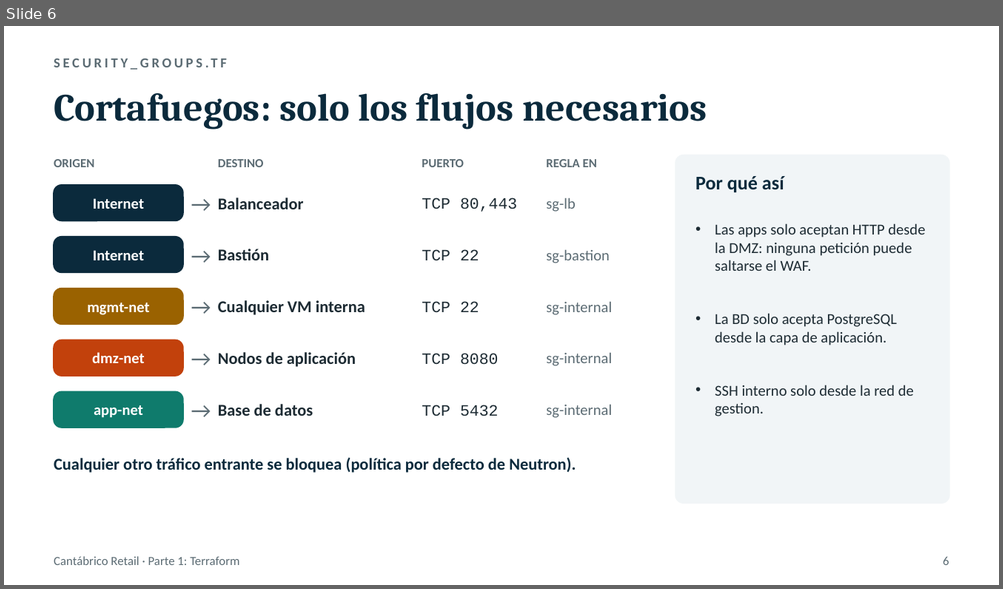
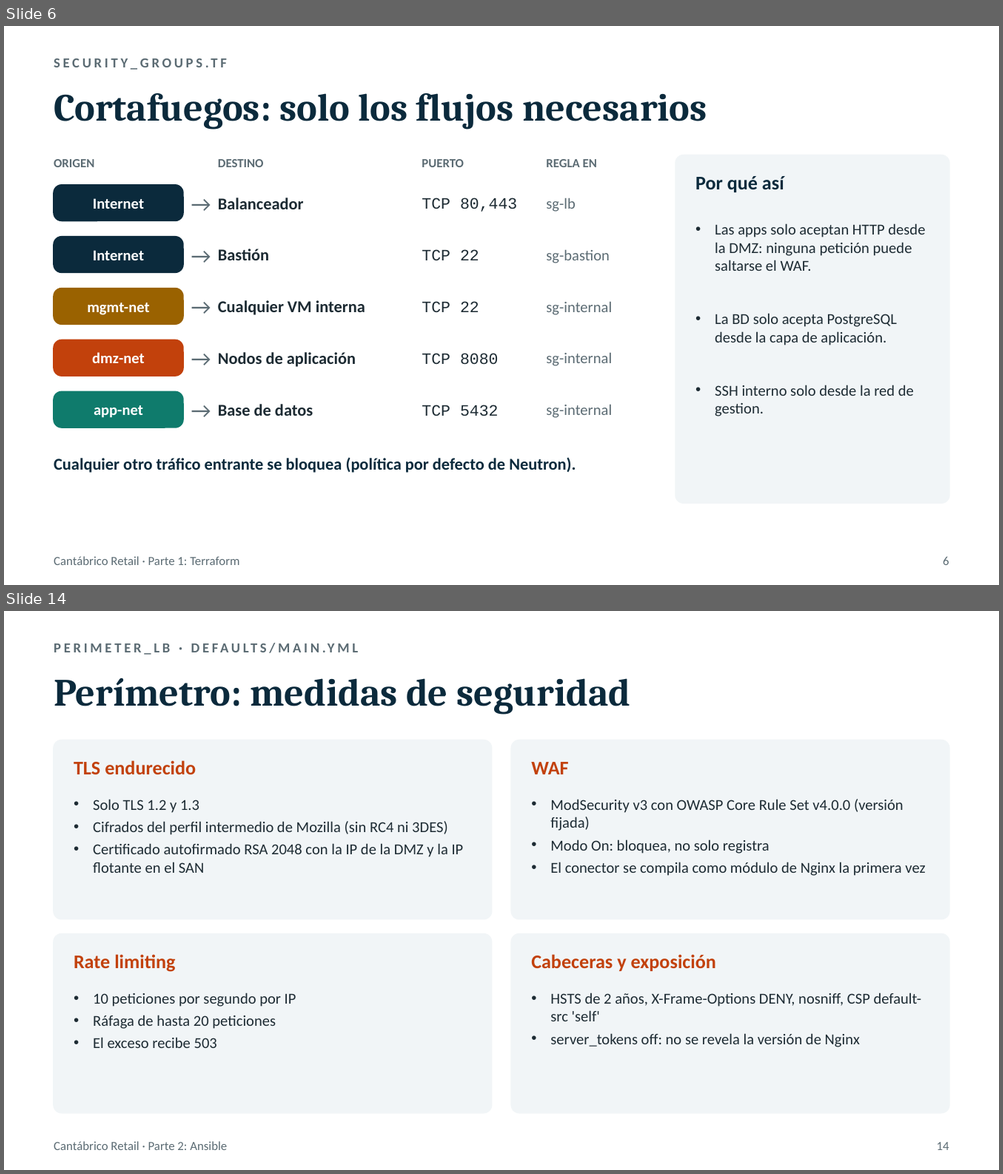
Before and after one commit to CodeSFI/ASSW_Lab_Project, a slide deck: docs/presentacion_parte1_terraform.pptx. Shown one above the other, each under a label of ours: slide 6 before the commit, slides 6 and 14 after it; the slides between them are not shown. The pictures are 1003x589 and 1003x1174 pixels, drawn with LibreOffice and Linux fonts; fonts in the diff are those of the drawing. Boxes give left, top, right and bottom in pixels: in the first picture for what was removed or moved away, otherwise in the second. Text is boxed around its words. In the diff, an @@ line names an element or a change of style, - is before the commit and + after.

```diff
--- a/docs/presentacion_parte1_terraform.pptx
+++ b/docs/presentacion_parte1_terraform.pptx
@@ slide 14 added at (x1=4, y1=611, x2=999, y2=1170), background #FFFFFF @@
@@ text added at (x1=54, y1=639, x2=949, y2=664), 10 pt, text #5B6B73, bold @@
+PERIMETER_LB · DEFAULTS/MAIN.YML
@@ text added at (x1=54, y1=678, x2=630, y2=714), 28 pt, text #0B2A3C, bold @@
+Perímetro: medidas de seguridad
@@ rounded rectangle added at (x1=54, y1=741, x2=492, y2=920), fill #F1F5F7, outline #F1F5F7 1 pt @@
@@ rounded rectangle added at (x1=511, y1=741, x2=949, y2=920), fill #F1F5F7, outline #F1F5F7 1 pt @@
@@ text added at (x1=74, y1=760, x2=196, y2=775), 14 pt, text #C2410C, bold @@
+TLS endurecido
@@ text added at (x1=531, y1=762, x2=568, y2=775), 14 pt, text #C2410C, bold @@
+WAF
@@ text added at (x1=93, y1=799, x2=464, y2=873), 11 pt, text #1D2B33 @@
+• Solo TLS 1.2 y 1.3
+• Cifrados del perfil intermedio de Mozilla (sin RC4 ni 3DES)
+• Certificado autofirmado RSA 2048 con la IP de la DMZ y la IP flotante en el SAN
@@ text added at (x1=550, y1=799, x2=925, y2=876), 11 pt, text #1D2B33 @@
+• ModSecurity v3 con OWASP Core Rule Set v4.0.0 (versión fijada)
+• Modo On: bloquea, no solo registra
+• El conector se compila como módulo de Nginx la primera vez
@@ rounded rectangle added at (x1=54, y1=934, x2=492, y2=1113), fill #F1F5F7, outline #F1F5F7 1 pt @@
@@ rounded rectangle added at (x1=511, y1=934, x2=949, y2=1113), fill #F1F5F7, outline #F1F5F7 1 pt @@
@@ text added at (x1=74, y1=954, x2=175, y2=972), 14 pt, text #C2410C, bold @@
+Rate limiting
@@ text added at (x1=531, y1=954, x2=716, y2=971), 14 pt, text #C2410C, bold @@
+Cabeceras y exposición
@@ text added at (x1=93, y1=993, x2=296, y2=1048), 11 pt, text #1D2B33 @@
+• 10 peticiones por segundo por IP
+• Ráfaga de hasta 20 peticiones
+• El exceso recibe 503
@@ text added at (x1=550, y1=993, x2=922, y2=1048), 11 pt, text #1D2B33 @@
+• HSTS de 2 años, X-Frame-Options DENY, nosniff, CSP default-src 'self'
+• server_tokens off: no se revela la versión de Nginx
@@ text added at (x1=54, y1=1142, x2=227, y2=1150), 9 pt, text #5B6B73 @@
+Cantábrico Retail · Parte 2: Ansible
@@ text added at (x1=936, y1=1142, x2=949, y2=1150), 9 pt, text #5B6B73 @@
+14
```
Also in this commit, not shown: 3 slides changed, 11 other slides added.
